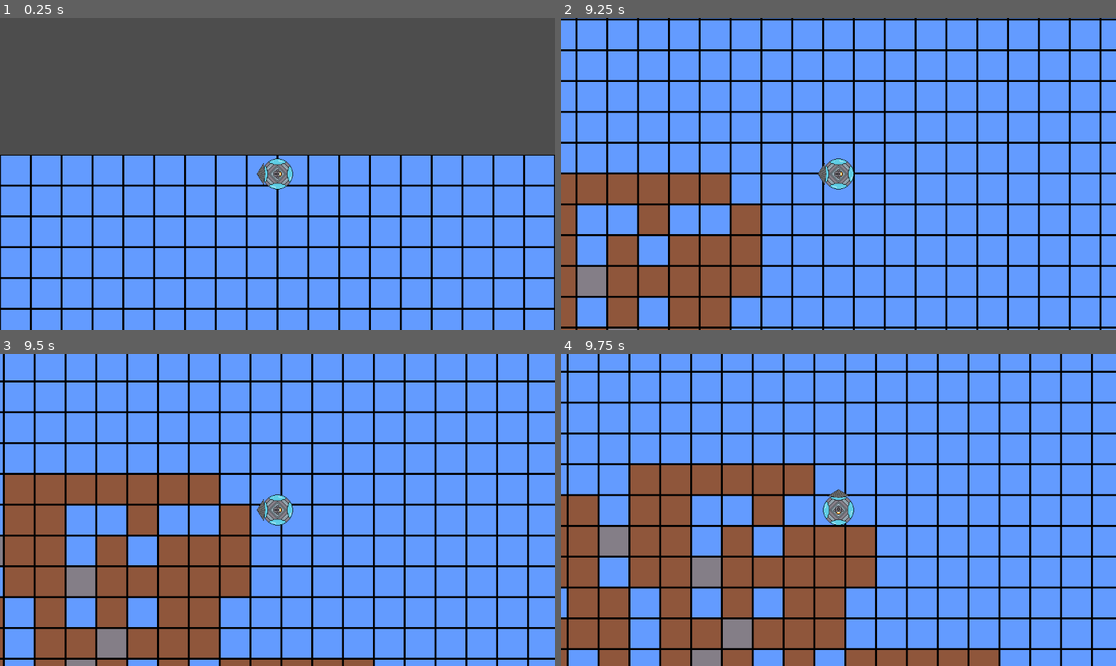
Above: before the commit, frames 1-4 (two rows, left to right).
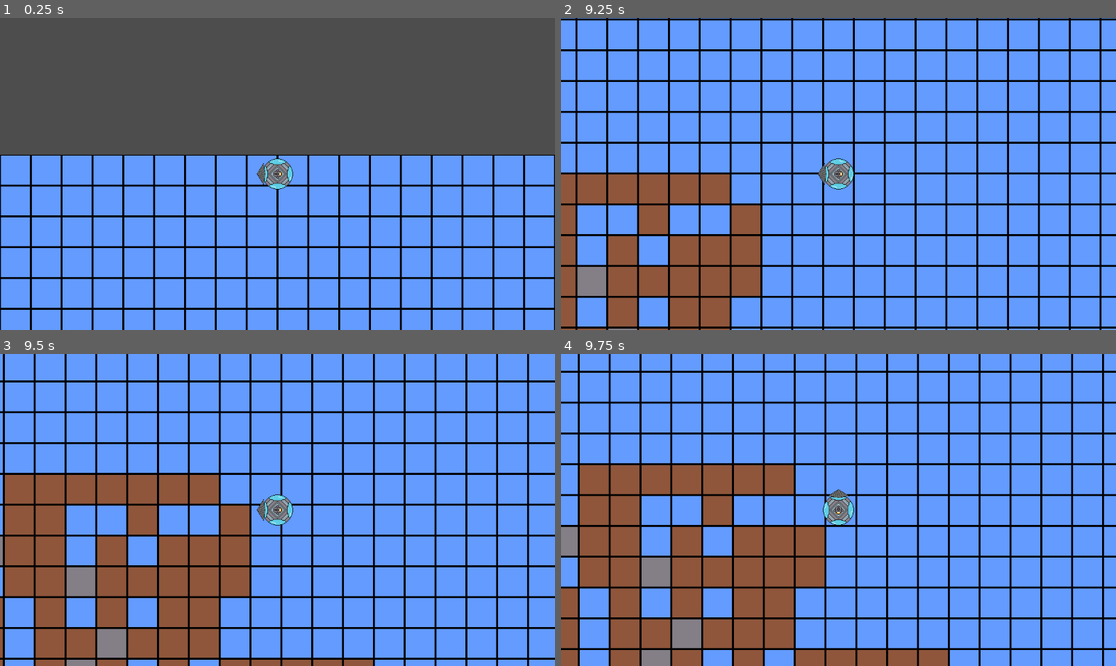
Above: after the commit, the same moments.

Repository: deruitda/ludum-dare-57
Game: Godot game, scene res://scenes/main.tscn
The game is run twice, just before and just after one commit, with the same random seed, the same clock (stepped at 60 frames per second) and the same inputs.
Inputs:
- Up to frame 1 (0.25 s): no input
- Up to frame 2 (9.25 s): tap Enter at 0.5 s; hold D (move_right) 0.53-1.28 s; hold S (move_down) 1.28-2.03 s; hold D (move_right) 2.03-2.78 s; hold W (move_up) 2.78-3.53 s; hold A (move_left) 3.53-5.03 s; hold S (move_down) 5.03-5.78 s; hold D (move_right) 5.78-6.53 s; hold W (move_up) 6.53-7.28 s; hold D (move_right) 7.28-8.03 s; hold S (move_down) 8.03-8.78 s; hold A (move_left) from 8.78 s (still down)
- Up to frame 3 (9.5 s): keep holding A (move_left)
- Up to frame 4 (9.75 s): release A (move_left) at 9.53 s; hold W (move_up) from 9.53 s (still down)

Frames 1-3 are identical in both runs. In frame 4, 29% of the frame differs, in the area x 0-98%, y 0-100%.

Commit message:
somewhat improved movement

Diff:
--- a/scenes/core/velocity_component.gd
+++ b/scenes/core/velocity_component.gd
@@ -31,3 +31,14 @@
 
 	character_body.velocity = velocity
 	character_body.move_and_slide()
+
+func apply_collision(collision_direction: Vector2):
+	if collision_direction.x > 0 and velocity.x > 0:
+		velocity.x = 0
+	elif collision_direction.x < 0 and velocity.x < 0:
+		velocity.x = 0
+
+	if collision_direction.y > 0 and velocity.y > 0:
+		velocity.y = 0
+	elif collision_direction.y < 0 and velocity.y < 0:
+		velocity.y = 0
--- /dev/null
+++ b/scenes/submarine/edge_detector.gd
@@ -0,0 +1,2 @@
+extends Node2D
+class_name EdgeDetector
--- /dev/null
+++ b/scenes/submarine/ray_cast_collider.gd
@@ -0,0 +1,15 @@
+extends RayCast2D
+class_name RayCastCollider
+
+signal on_collision
+signal on_collision_exit
+
+@onready var _is_colliding: bool = false
+
+func _physics_process(delta: float) -> void:
+	if is_colliding() and _is_colliding == false:
+		on_collision.emit()
+		_is_colliding = true
+	elif is_colliding() == false and _is_colliding == true:
+		on_collision_exit.emit()
+		_is_colliding = false
--- a/scenes/submarine/submarine.tscn
+++ b/scenes/submarine/submarine.tscn
@@ -1,18 +1,21 @@
-[gd_scene load_steps=7 format=3 uid="uid://cws16jfeq8cd2"]
+[gd_scene load_steps=9 format=3 uid="uid://cws16jfeq8cd2"]
 
 [ext_resource type="Texture2D" uid="uid://bdu3xay1kbw8b" path="res://assets/png_files/orb_ship.png" id="2_77ovh"]
 [ext_resource type="Script" uid="uid://d1v1uwdcnmi7d" path="res://scenes/submarine/submarine_body.gd" id="2_tnxgy"]
 [ext_resource type="PackedScene" uid="uid://cpi5qsqbo0r0x" path="res://scenes/radar/radar.tscn" id="3_77ovh"]
 [ext_resource type="PackedScene" uid="uid://f231crs35mvv" path="res://scenes/submarine/drill.tscn" id="4_tnxgy"]
 [ext_resource type="PackedScene" uid="uid://rcwc7cd67g8x" path="res://scenes/core/velocity_component.tscn" id="6_efdjn"]
+[ext_resource type="Script" uid="uid://bh4sbf1janobf" path="res://scenes/submarine/edge_detector.gd" id="6_qooq6"]
+[ext_resource type="Script" uid="uid://cut54ox6u58st" path="res://scenes/submarine/ray_cast_collider.gd" id="7_qooq6"]
 
 [sub_resource type="CircleShape2D" id="CircleShape2D_77ovh"]
 radius = 27.0185
 
-[node name="sub_body" type="CharacterBody2D" node_paths=PackedStringArray("velocity_component")]
+[node name="sub_body" type="CharacterBody2D" node_paths=PackedStringArray("velocity_component", "edge_detector")]
 collision_mask = 194
 script = ExtResource("2_tnxgy")
 velocity_component = NodePath("VelocityComponent")
+edge_detector = NodePath("EdgeDetector")
 
 [node name="Sprite2D" type="Sprite2D" parent="."]
 texture = ExtResource("2_77ovh")
@@ -29,3 +32,34 @@
 [node name="Drill" parent="." instance=ExtResource("4_tnxgy")]
 position = Vector2(-25, 0)
 rotation = -1.5708
+
+[node name="EdgeDetector" type="Node2D" parent="."]
+script = ExtResource("6_qooq6")
+
+[node name="DownRayCast2D" type="RayCast2D" parent="EdgeDetector"]
+target_position = Vector2(0, 32)
+collision_mask = 203
+script = ExtResource("7_qooq6")
+
+[node name="LeftRayCast2D" type="RayCast2D" parent="EdgeDetector"]
+rotation = 1.5708
+target_position = Vector2(0, 32)
+collision_mask = 203
+script = ExtResource("7_qooq6")
+
+[node name="RightRayCast2D" type="RayCast2D" parent="EdgeDetector"]
+rotation = -1.5708
+target_position = Vector2(0, 32)
+collision_mask = 203
+script = ExtResource("7_qooq6")
+
+[node name="UpRayCast2D" type="RayCast2D" parent="EdgeDetector"]
+rotation = 3.14159
+target_position = Vector2(0, 32)
+collision_mask = 203
+script = ExtResource("7_qooq6")
+
+[connection signal="on_collision" from="EdgeDetector/DownRayCast2D" to="." method="_on_down_ray_cast_2d_on_collision"]
+[connection signal="on_collision" from="EdgeDetector/LeftRayCast2D" to="." method="_on_left_ray_cast_2d_on_collision"]
+[connection signal="on_collision" from="EdgeDetector/RightRayCast2D" to="." method="_on_right_ray_cast_2d_on_collision"]
+[connection signal="on_collision" from="EdgeDetector/UpRayCast2D" to="." method="_on_up_ray_cast_2d_on_collision"]
--- a/scenes/submarine/submarine_body.gd
+++ b/scenes/submarine/submarine_body.gd
@@ -1,6 +1,7 @@
 extends CharacterBody2D
 @export var speed = 400
 @export var velocity_component: VelocityComponent
+@export var edge_detector: EdgeDetector
 
 @onready var direction_input: Vector2 = Vector2.ZERO
 
@@ -12,6 +13,8 @@
 
 	velocity_component.apply_move(direction_input, delta)
 	velocity_component.do_character_move(self)
+
+
 
 func apply_rotation() -> void:
 	var normal_x = direction_input.x
@@ -42,3 +45,21 @@
 
 func _ready() -> void:
 	pass # Replace with function body.
+
+
+
+func _on_down_ray_cast_2d_on_collision() -> void:
+	velocity_component.apply_collision(Vector2.DOWN)
+	pass # Replace with function body.
+
+func _on_left_ray_cast_2d_on_collision() -> void:
+	velocity_component.apply_collision(Vector2.LEFT)
+	pass # Replace with function body.
+
+func _on_right_ray_cast_2d_on_collision() -> void:
+	velocity_component.apply_collision(Vector2.RIGHT)
+	pass # Replace with function body.
+
+func _on_up_ray_cast_2d_on_collision() -> void:
+	velocity_component.apply_collision(Vector2.UP)
+	pass # Replace with function body.
Not shown, added: scenes/submarine/edge_detector.gd.uid
Not shown, added: scenes/submarine/ray_cast_collider.gd.uid
